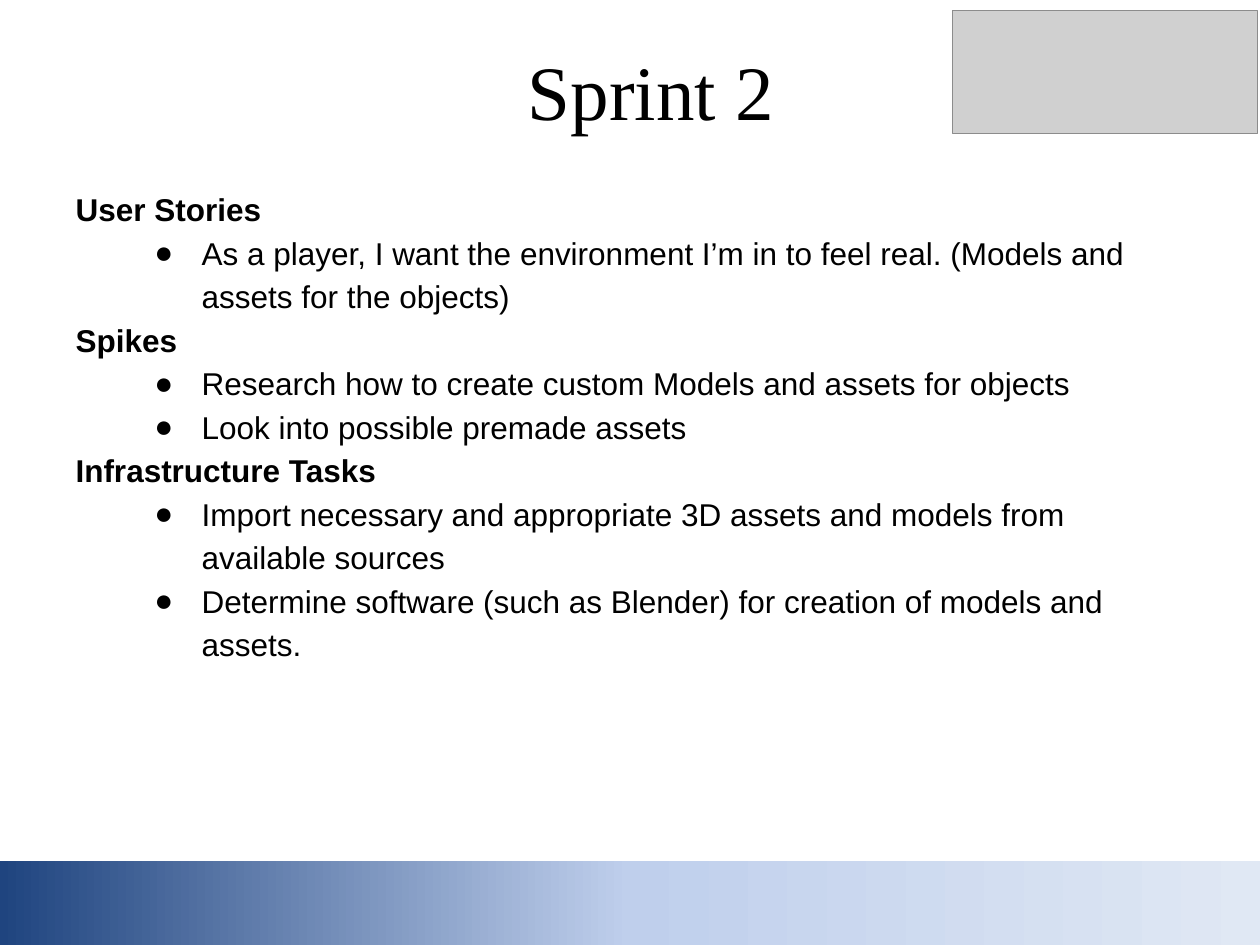
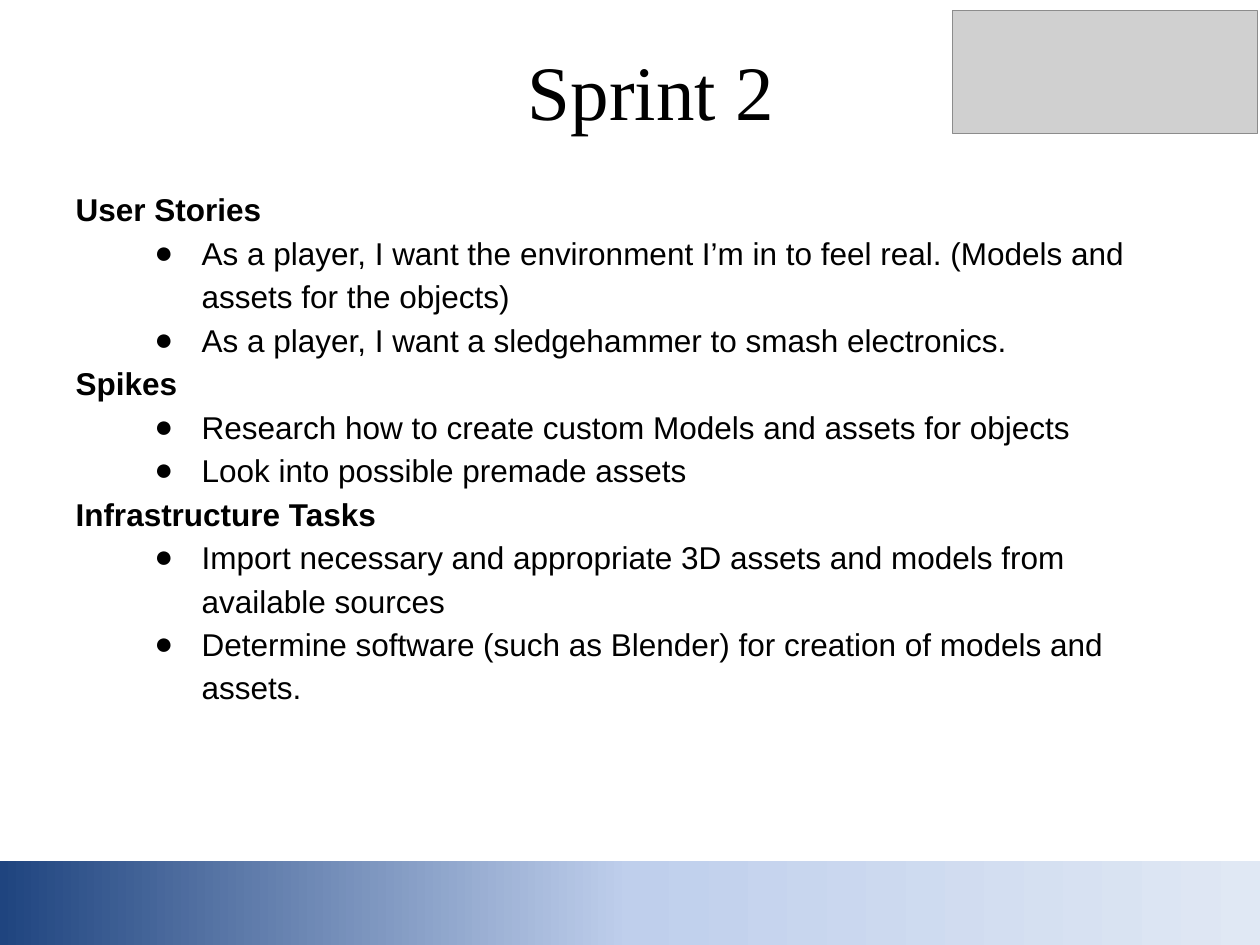
Before and after one commit to Stazfire/CSE115A-Rage-Quit, a slide deck: slide 5 of Rage Quit Initial.pptx. Drawn at 1260x945 pixels with LibreOffice and Linux fonts; fonts in the diff are those of the drawing; grey boxes stand for pictures. Boxes give left, top, right and bottom in pixels: in the first picture for what was removed or moved away, otherwise in the second. Text is boxed around its words. In the diff, an @@ line names an element or a change of style, - is before the commit and + after.

```diff
--- a/Rage Quit Initial.pptx
+++ b/Rage Quit Initial.pptx
@@ text at box(202, 329, 1006, 358): paragraph added @@
+● As a player, I want a sledgehammer to smash electronics.
```
Also in this commit, not shown: 6 other slides changed.
